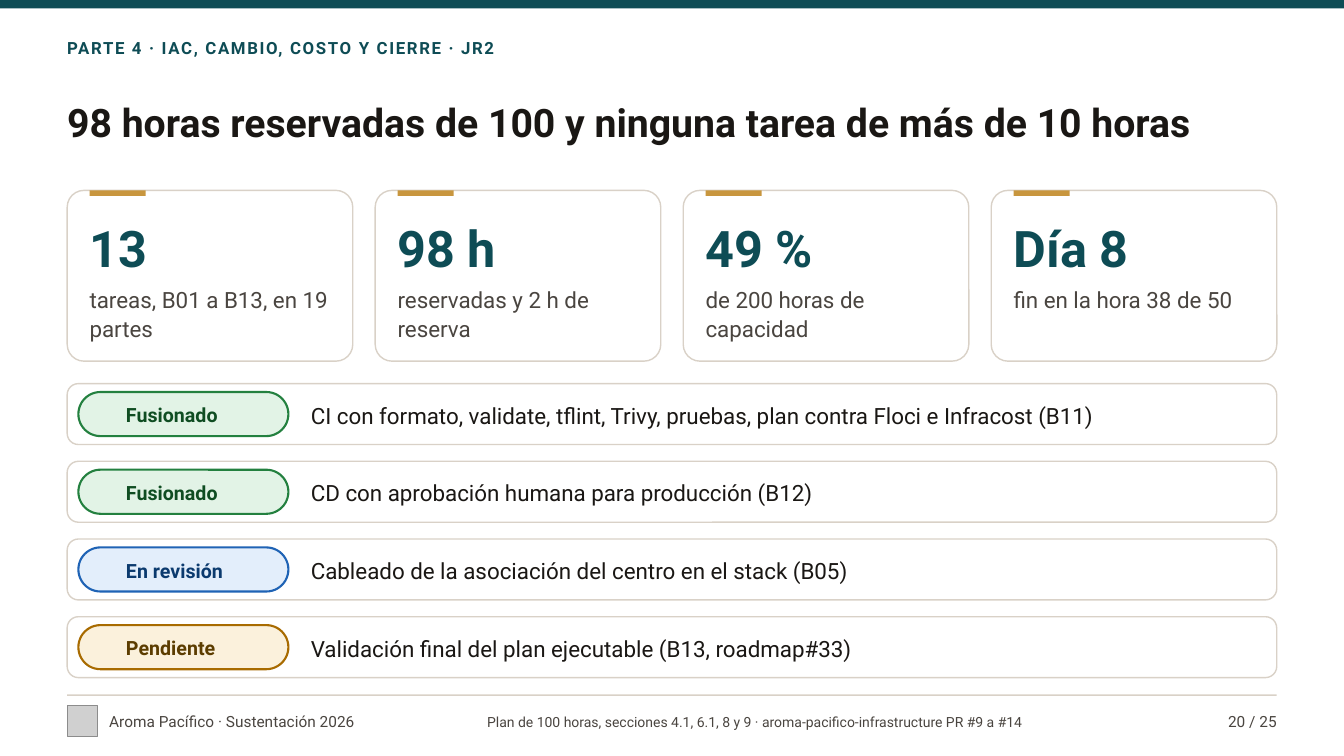
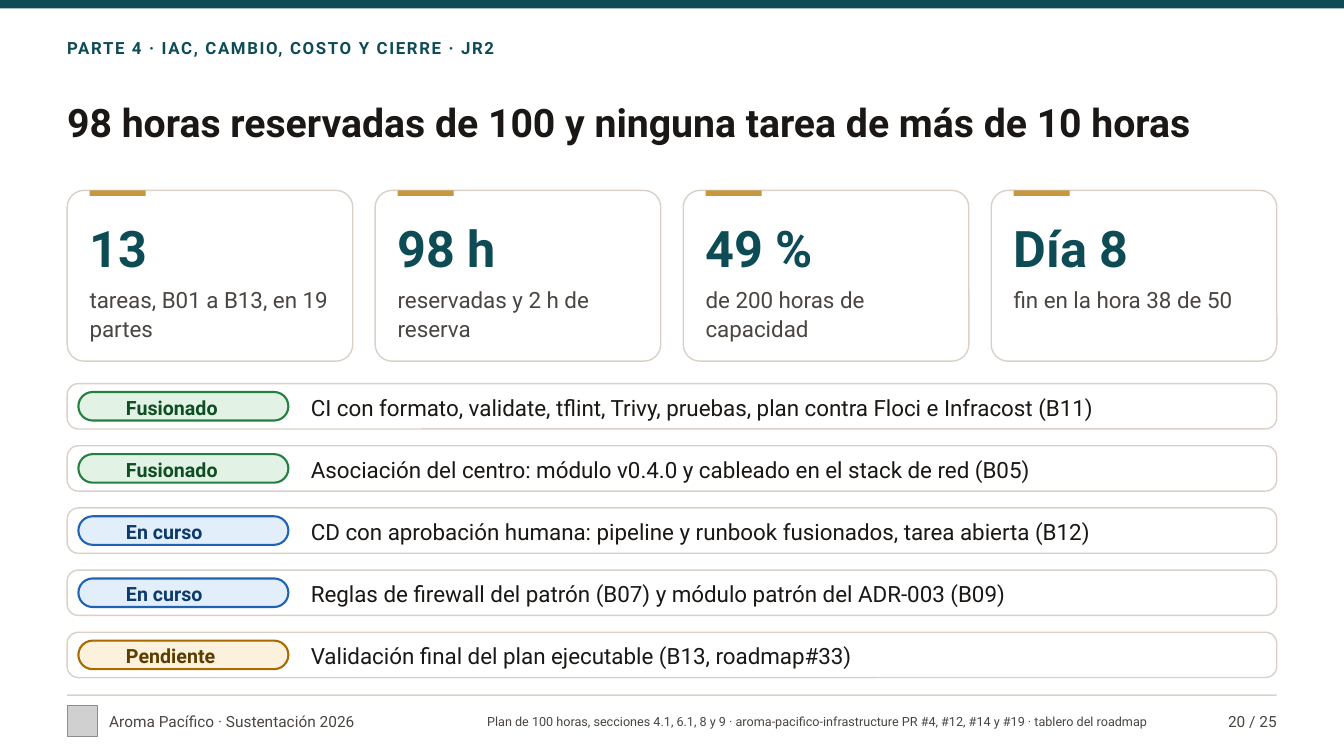
Before and after one commit to aroma-pacifico/aroma-pacifico-presentation, a slide deck: slide 20 of deck/aroma-pacifico-sustentacion.pptx. Drawn at 1344x756 pixels with LibreOffice and Linux fonts; fonts in the diff are those of the drawing; grey boxes stand for pictures; background and template pictures are left out. Boxes give left, top, right and bottom in pixels: in the first picture for what was removed or moved away, otherwise in the second. Text is boxed around its words. In the diff, an @@ line names an element or a change of style, - is before the commit and + after.

Commit message:
docs(design): refresh deck status against current main of every repo
B05 is merged (module v0.4.0 and stack wiring) and the network stack
plans 163 resources in qa against Floci. B12 stays in progress on the
board even with its pipeline and runbook merged, and B07 and B09 are in
progress. ADR-004 is merged as proposed. The reference modules are now
eight. Costs and the 100-hour plan figures were rechecked and match.

Refs aroma-pacifico/aroma-pacifico-roadmap#38

```diff
--- a/deck/aroma-pacifico-sustentacion.pptx
+++ b/deck/aroma-pacifico-sustentacion.pptx
@@ rounded rectangle: place and size @@
-rounded rectangle at box(68, 384, 1277, 445)
+rounded rectangle at box(68, 384, 1277, 430)
@@ text "Fusionado" rewrapped from box(126, 407, 218, 422) to box(126, 400, 218, 421) @@
@@ text "CI con formato, validate, tflint, ...": place and size @@
-text "CI con formato, validate, tflint, ..." at box(311, 406, 1092, 429)
+text "CI con formato, validate, tflint, ..." at box(311, 398, 1092, 421)
@@ rounded rectangle: place and size @@
-rounded rectangle at box(79, 392, 288, 437)
+rounded rectangle at box(79, 392, 288, 420)
@@ rounded rectangle: place and size @@
-rounded rectangle at box(68, 462, 1277, 522)
+rounded rectangle at box(68, 446, 1277, 491)
@@ text "Fusionado" rewrapped from box(126, 485, 218, 500) to box(126, 462, 218, 483) @@
@@ rounded rectangle: place and size @@
-rounded rectangle at box(79, 470, 288, 514)
+rounded rectangle at box(79, 455, 288, 483)
@@ text at box(311, 460, 1029, 483): text changed @@
-Cableado de la asociación del centro en el stack (B05)
+Asociación del centro: módulo v0.4.0 y cableado en el stack de red (B05)
@@ rounded rectangle: place and size @@
-rounded rectangle at box(68, 539, 1277, 600)
+rounded rectangle at box(68, 508, 1277, 554)
@@ rounded rectangle: place and size @@
-rounded rectangle at box(79, 547, 288, 592)
+rounded rectangle at box(79, 516, 288, 544)
@@ text at box(126, 525, 203, 545): text changed @@
-En revisión
+En curso
@@ text at box(311, 522, 1089, 545): text changed @@
-CD con aprobación humana para producción (B12)
+CD con aprobación humana: pipeline y runbook fusionados, tarea abierta (B12)
@@ proportions changed in 4 elements at box(68, 384, 1277, 430), box(68, 446, 1277, 491), box(68, 508, 1277, 554), box(68, 571, 1277, 616) @@
@@ rounded rectangle: place and size @@
-rounded rectangle at box(68, 617, 1277, 678)
+rounded rectangle at box(68, 571, 1277, 616)
@@ rounded rectangle: place and size @@
-rounded rectangle at box(79, 625, 288, 669)
+rounded rectangle at box(79, 579, 288, 607)
@@ rounded rectangle at box(79, 579, 288, 607): fill #FBF1DC to #E3EEFB; outline #A86B00 1.5 pt to #1F63B5 1.5 pt @@
@@ text added at box(126, 587, 203, 607), 14 pt, text #0B3A6E, bold @@
+En curso
@@ text added at box(311, 584, 1004, 607), 16 pt, text #1A1714 @@
+Reglas de firewall del patrón (B07) y módulo patrón del ADR-003 (B09)
@@ rounded rectangle added at box(68, 632, 1277, 678), fill #FFFFFF, outline #D9D1C7 1 pt @@
@@ rounded rectangle added at box(79, 641, 288, 669), fill #FBF1DC, outline #A86B00 1.5 pt @@
@@ text "Pendiente" rewrapped from box(126, 640, 215, 655) to box(126, 648, 215, 669) @@
@@ text "Validación final del plan ejecutable ...": place and size @@
-text "Validación final del plan ejecutable ..." at box(311, 639, 852, 662)
+text "Validación final del plan ejecutable ..." at box(311, 646, 852, 669)
@@ text at box(487, 716, 1147, 729): text changed; size 10 to 9 pt @@
-Plan de 100 horas, secciones 4.1, 6.1, 8 y 9 · aroma-pacifico-infrastructure PR #9 a #14
+Plan de 100 horas, secciones 4.1, 6.1, 8 y 9 · aroma-pacifico-infrastructure PR #4, #12, #14 y #19 · tablero del roadmap
```
Also in this commit, not shown: 3 other slides changed, 6 other files.
